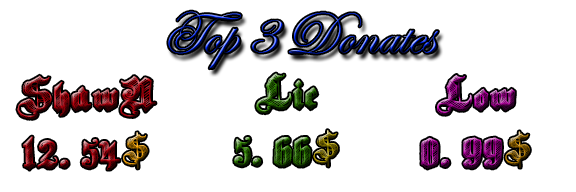
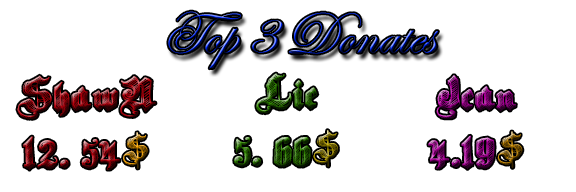
Layered file, before and after one edit (576 x 192). Changes by layer:
renamed "Low 0. 99$" to "Jean 4.19$", painted on it over [421, 75, 530, 169]
